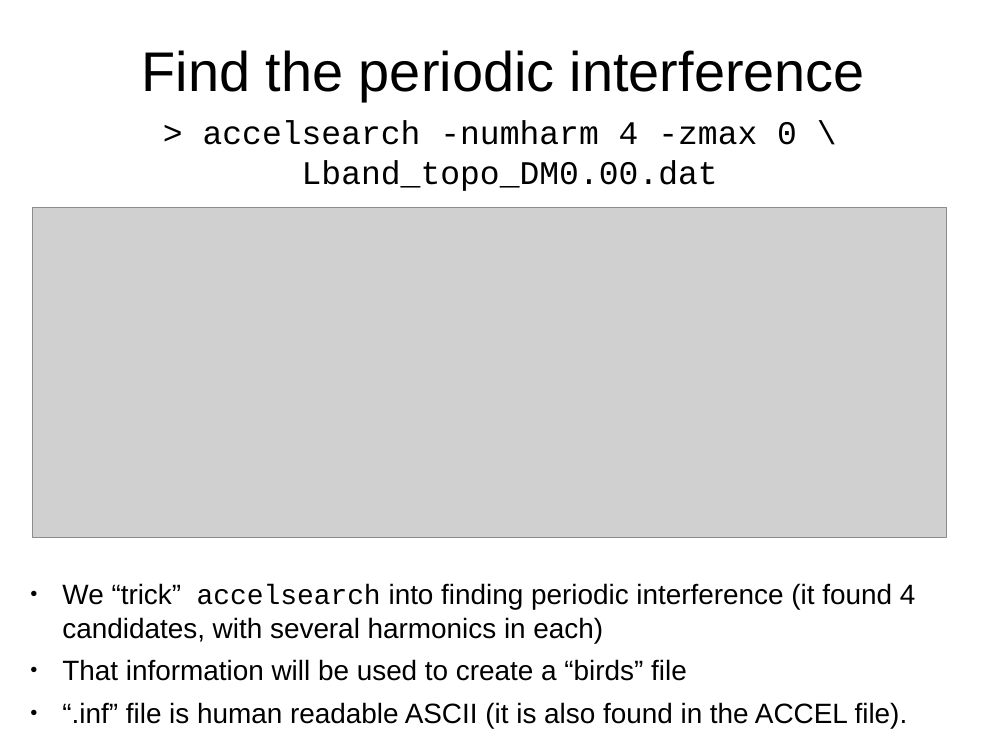
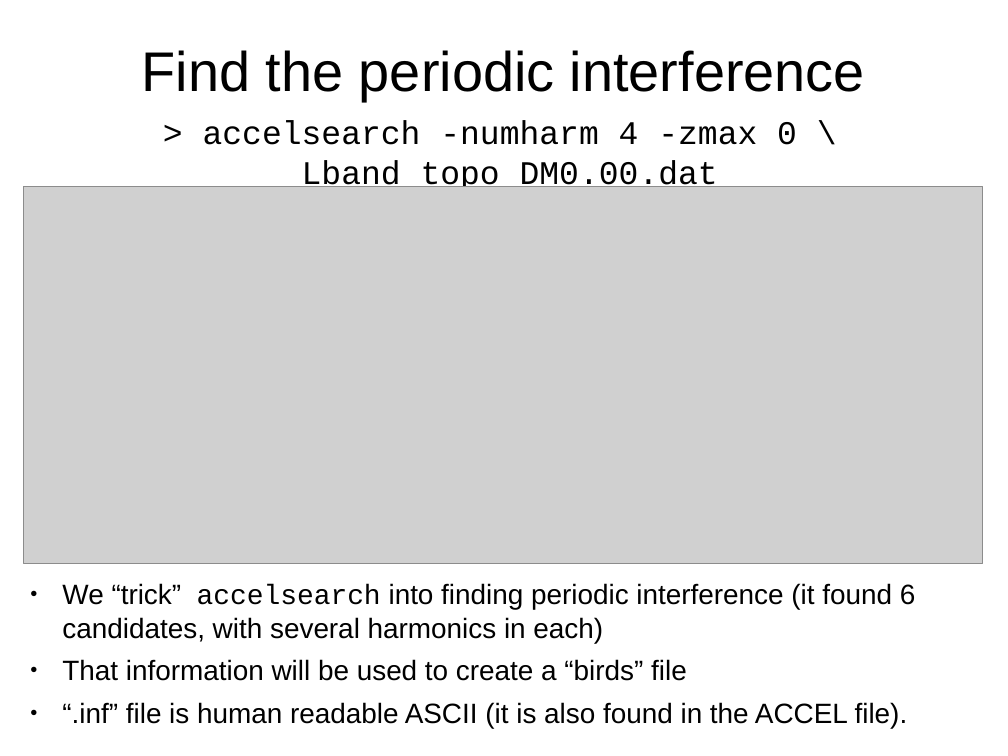
Before and after one commit to scottransom/presto, a slide deck: slide 12 of docs/PRESTO_search_tutorial.odp. Drawn at 1008x756 pixels with LibreOffice and Linux fonts; fonts in the diff are those of the drawing; grey boxes stand for pictures. Boxes give left, top, right and bottom in pixels: in the first picture for what was removed or moved away, otherwise in the second. Text is boxed around its words. In the diff, an @@ line names an element or a change of style, - is before the commit and + after.

```diff
--- a/docs/PRESTO_search_tutorial.odp
+++ b/docs/PRESTO_search_tutorial.odp
@@ picture: place and size @@
-picture at [33,207,947,538]
+picture at [23,187,983,563]
@@ text at [62,583,916,643]: text changed @@
-● We “trick” accelsearch into finding periodic interference (it found 4 candidates, with several harmonics in each)
+● We “trick” accelsearch into finding periodic interference (it found 6 candidates, with several harmonics in each)
```
Also in this commit, not shown: 7 other slides changed, 1 other file.
